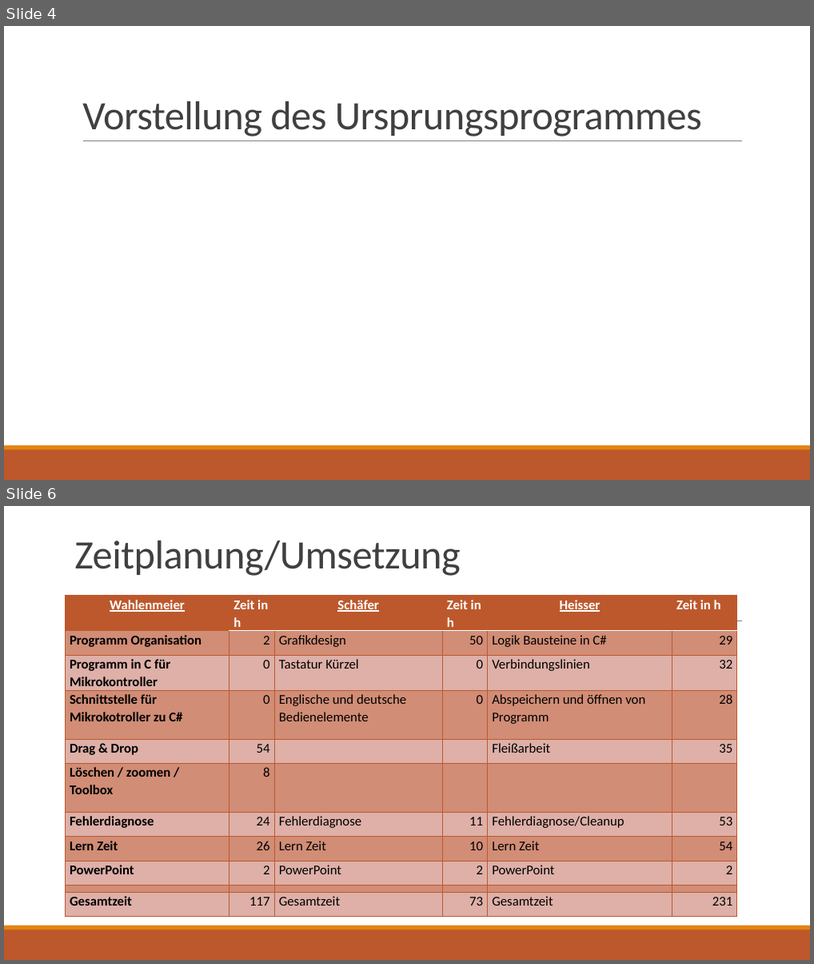
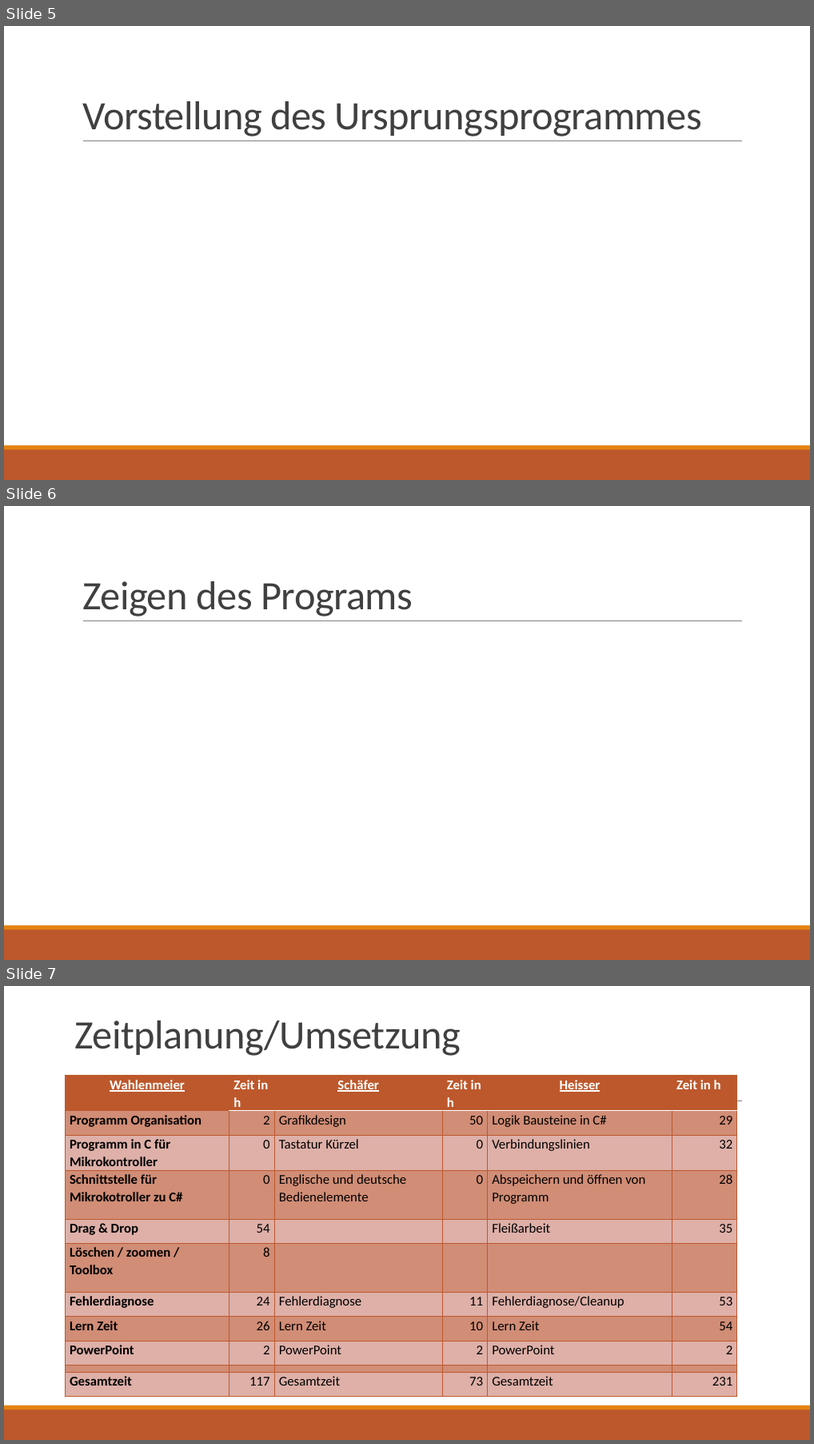
Before and after one commit to M4r3thyu/Error_NameNotFound, a slide deck: Praesentation.pptx. Shown one above the other, each under a label of ours: slides 4 and 6 before the commit, slides 5, 6 and 7 after it; the slides between them are not shown. The pictures are 814x964 and 814x1444 pixels, drawn with LibreOffice and Linux fonts; fonts in the diff are those of the drawing. Boxes give left, top, right and bottom in pixels: in the first picture for what was removed or moved away, otherwise in the second. Text is boxed around its words. In the diff, an @@ line names an element or a change of style, - is before the commit and + after.

```diff
--- a/Praesentation.pptx
+++ b/Praesentation.pptx
@@ slide 6 added at (4, 506, 810, 960), background #FFFFFF; not listed: 3 template elements that a slide beside it also shows @@
@@ title added at (82, 581, 413, 616), 48 pt, text #404040 @@
+Zeigen des Programs
@@ what was slide 4 is now slide 5 @@
@@ what was slide 6 is now slide 7 @@
```
Also in this commit, not shown: 2 slides changed, 1 other slide added, 1 slide removed, 1 other file.
